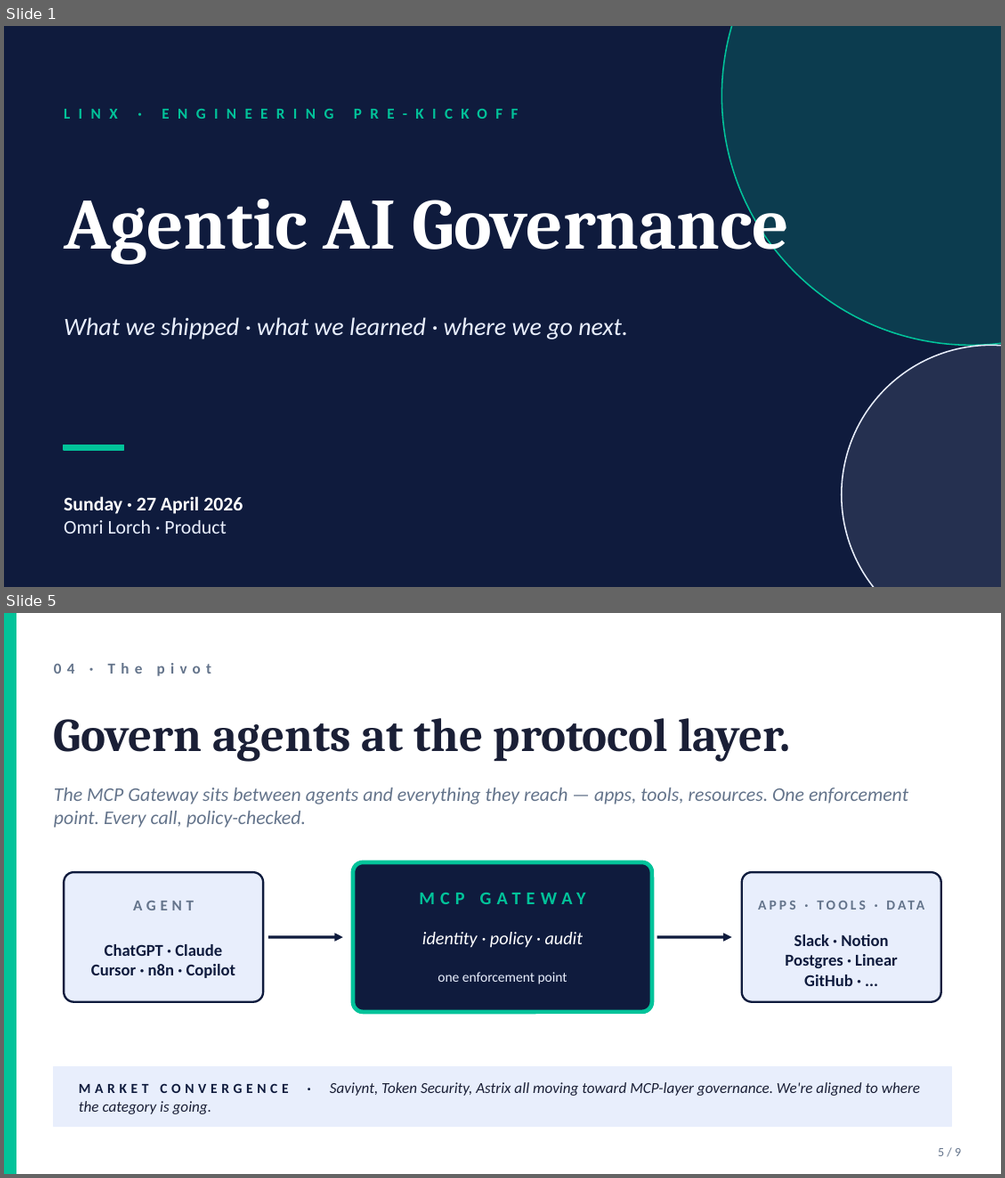
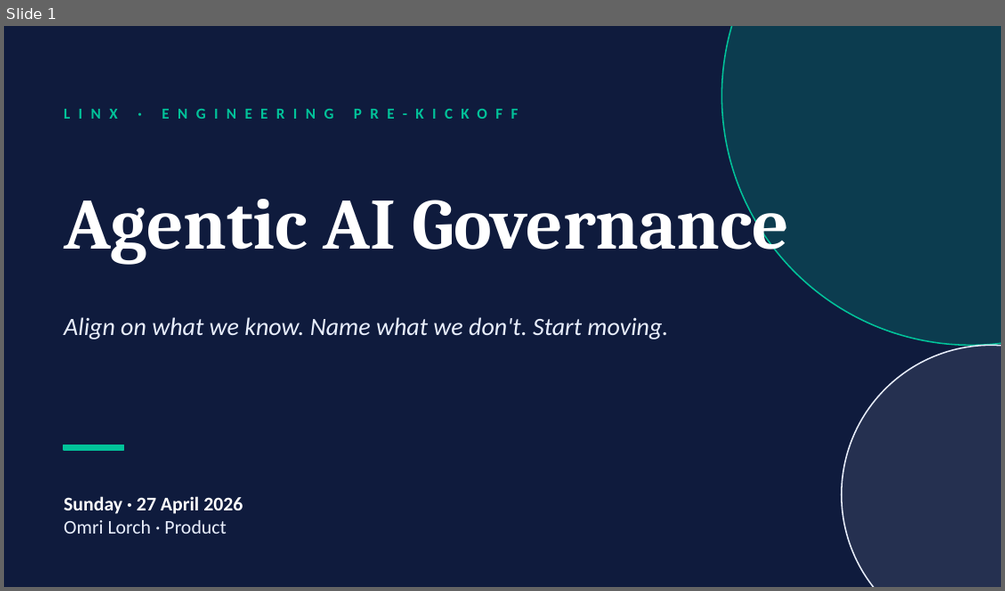
Before and after one commit to Lorch19/ol-linx-agent, a slide deck: artifacts/eng-prekickoff-2026-04-27.pptx. Shown one above the other, each under a label of ours: slides 1 and 5 before the commit, slide 1 after it; the slides between them are not shown. The pictures are 1005x1178 and 1005x591 pixels, drawn with LibreOffice and Linux fonts; fonts in the diff are those of the drawing. Boxes give left, top, right and bottom in pixels: in the first picture for what was removed or moved away, otherwise in the second. Text is boxed around its words. In the diff, an @@ line names an element or a change of style, - is before the commit and + after.

```diff
--- a/artifacts/eng-prekickoff-2026-04-27.pptx
+++ b/artifacts/eng-prekickoff-2026-04-27.pptx
@@ slide 5 removed at [4, 613, 1001, 1174], background #FFFFFF @@
@@ rectangle removed at [4, 613, 16, 1173] @@
@@ text removed at [54, 663, 211, 676] @@
-04 · The pivot
@@ text removed at [54, 718, 791, 762] @@
-Govern agents at the protocol layer.
@@ text removed at [54, 787, 908, 827] @@
-The MCP Gateway sits between agents and everything they reach — apps, tools, resources. One enforcement point. Every call, policy-checked.
@@ rounded rectangle removed at [64, 872, 263, 1002] @@
@@ rounded rectangle removed at [353, 862, 652, 1012] @@
@@ text removed at [353, 877, 652, 917] @@
-MCP GATEWAY
@@ rounded rectangle removed at [742, 872, 941, 1002] @@
@@ text removed at [133, 900, 194, 910] @@
-AGENT
@@ text removed at [742, 887, 941, 922] @@
-APPS · TOOLS · DATA
@@ text removed at [422, 932, 582, 948] @@
-identity · policy · audit
@@ text removed at [91, 944, 236, 978] @@
-ChatGPT · Claude
-Cursor · n8n · Copilot
@@ arrow removed from (268, 937) to (343, 937) @@
@@ arrow removed from (657, 937) to (732, 937) @@
@@ text removed at [785, 934, 898, 986] @@
-Slack · Notion
-Postgres · Linear
-GitHub · ...
@@ text removed at [437, 972, 567, 984] @@
-one enforcement point
@@ rectangle removed at [54, 1067, 951, 1127] @@
@@ text removed at [79, 1082, 920, 1095] @@
-MARKET CONVERGENCE · Saviynt, Token Security, Astrix all moving toward MCP-layer governance. We're aligned to where the category is going.
@@ text removed at [938, 1148, 961, 1156] @@
-5 / 9
@@ slide 1 changed as well @@
@@ text at [64, 317, 668, 339]: text changed @@
-What we shipped · what we learned · where we go next.
+Align on what we know. Name what we don't. Start moving.
```
Also in this commit, not shown: 3 other slides changed, 4 slides added, 4 other slides removed, 1 other file.
